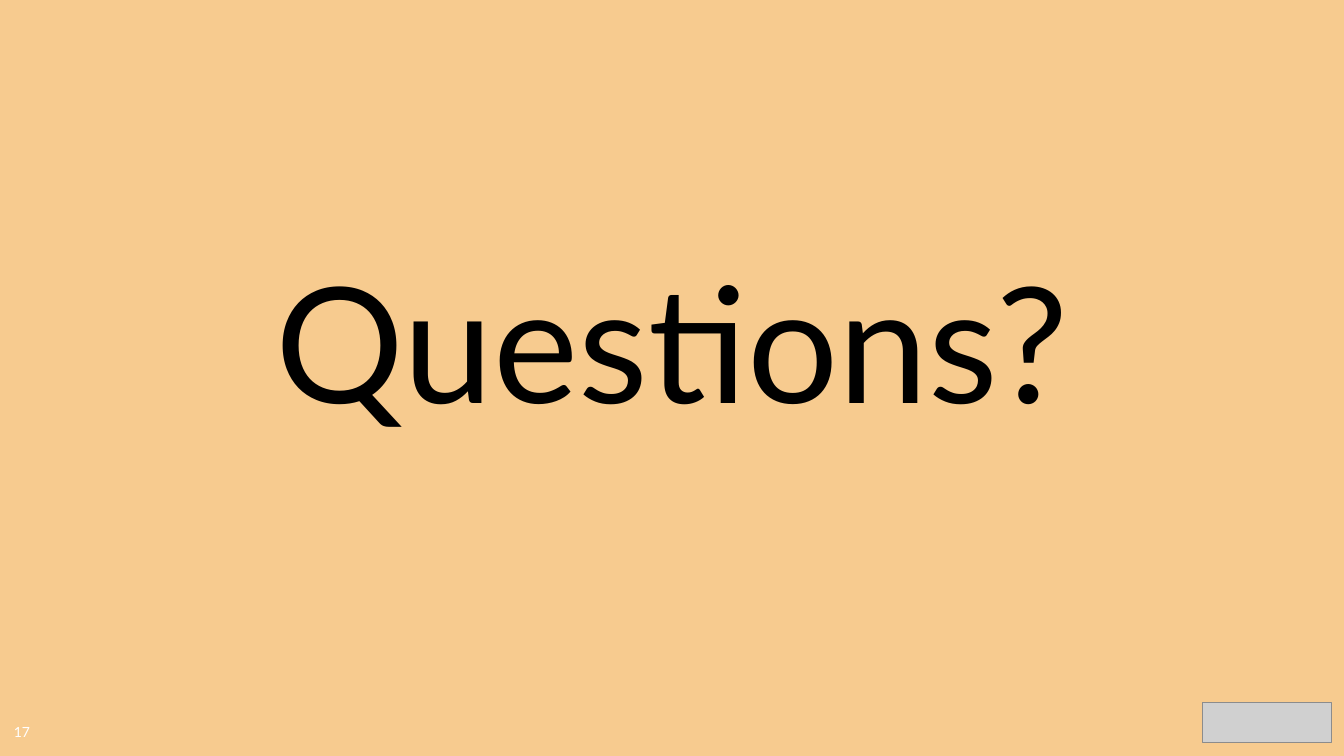
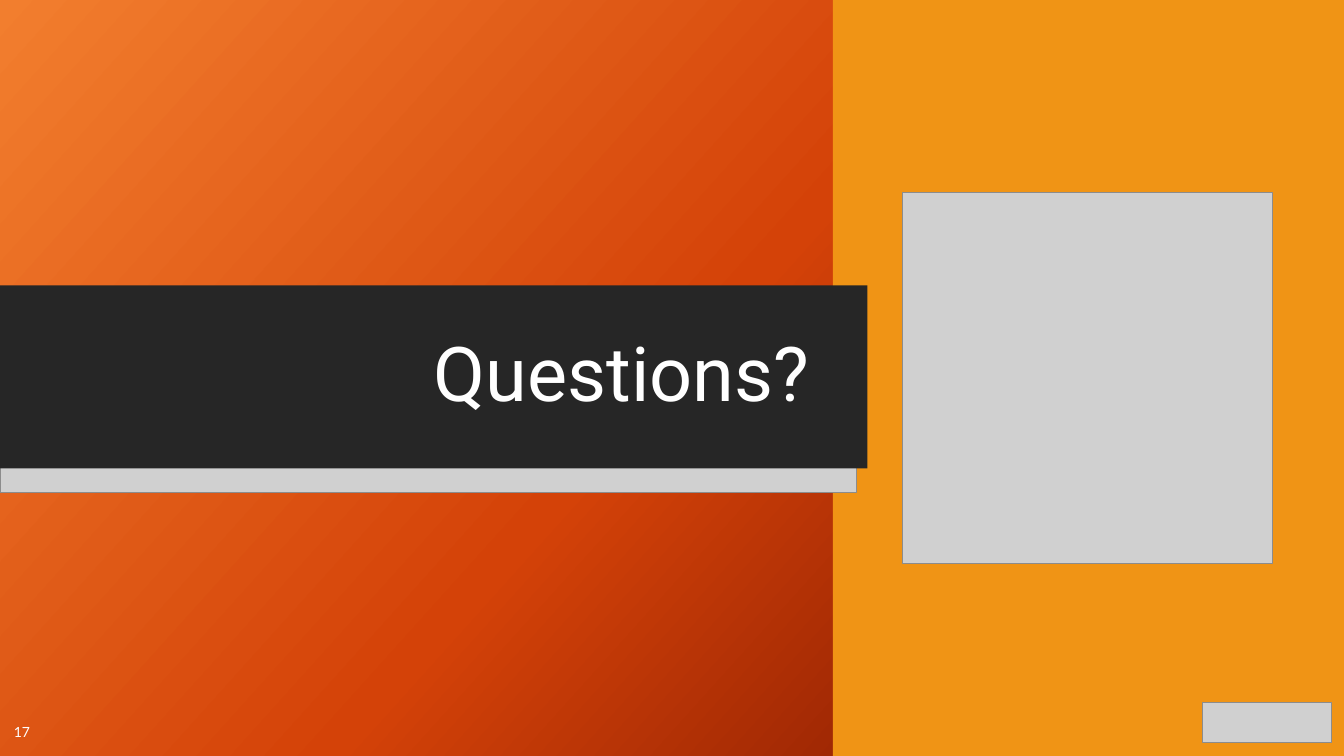
Before and after one commit to CharlesPBiggar/Data-Analytics-Project-1, a slide deck: slide 17 of Presentation/GiterDun Presentation.pptx. Drawn at 1344x756 pixels with LibreOffice and Linux fonts; fonts in the diff are those of the drawing; grey boxes stand for pictures; background and template pictures are left out. Boxes give left, top, right and bottom in pixels: in the first picture for what was removed or moved away, otherwise in the second. Text is boxed around its words. In the diff, an @@ line names an element or a change of style, - is before the commit and + after.

Commit message:
updated pptx with talking points & design tune up

```diff
--- a/Presentation/GiterDun Presentation.pptx
+++ b/Presentation/GiterDun Presentation.pptx
@@ rectangle added at <box>0,0,1344,756</box>, fill gradient #F18031 to #D54209 to #6A0D00 @@
@@ rectangle added at <box>833,0,1344,756</box>, fill #F09415 @@
@@ picture added at <box>902,193,1272,563</box> @@
@@ rectangle added at <box>0,285,989,469</box>, fill #262626 @@
@@ rectangle added at <box>0,285,867,469</box>, fill #262626 @@
@@ rectangle added at <box>1004,285,1344,469</box>, fill #F09415 @@
@@ title "Questions?": place and size @@
-title "Questions?" at <box>276,285,1068,427</box>
+title "Questions?" at <box>434,346,809,410</box>
@@ title "Questions?" at <box>434,346,809,410</box>: size 115 to 54 pt, font Lato to Roboto, text colour #000000 to #FFFFFF; alignment centre to right @@
@@ picture added at <box>0,468,989,498</box> @@
@@ picture added at <box>0,468,857,493</box> @@
@@ picture added at <box>1004,468,1344,498</box> @@
@@ page number at <box>14,727,30,737</box>: more space between paragraphs @@
```
Also in this commit, not shown: 12 other slides changed.
